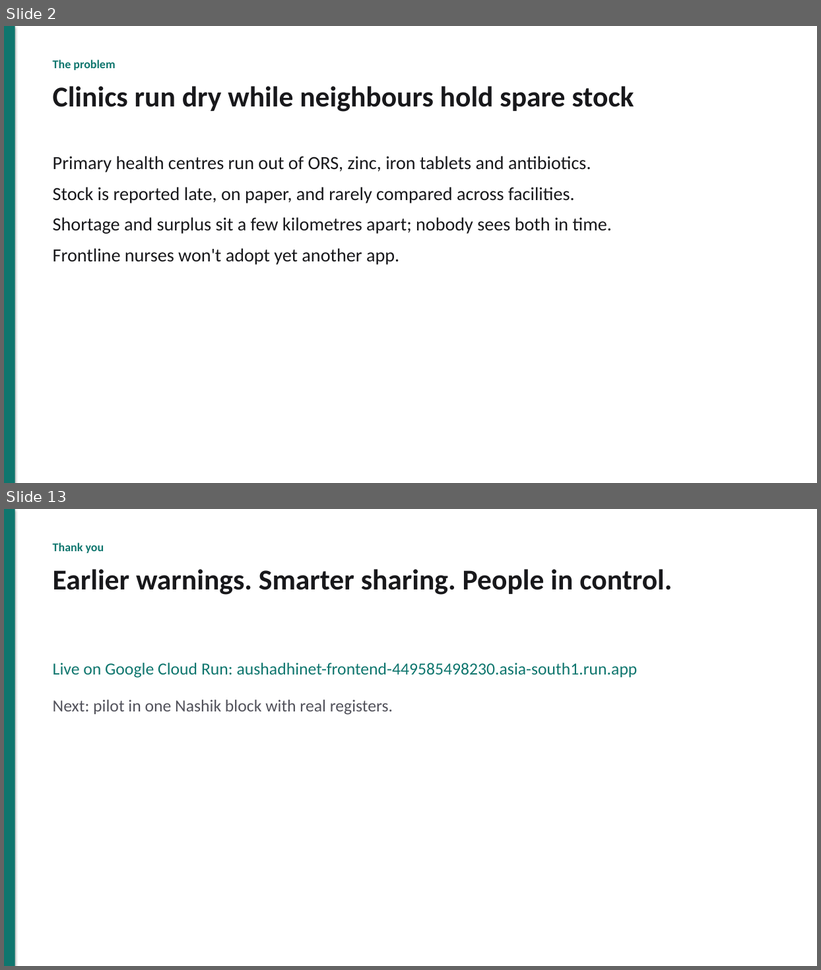
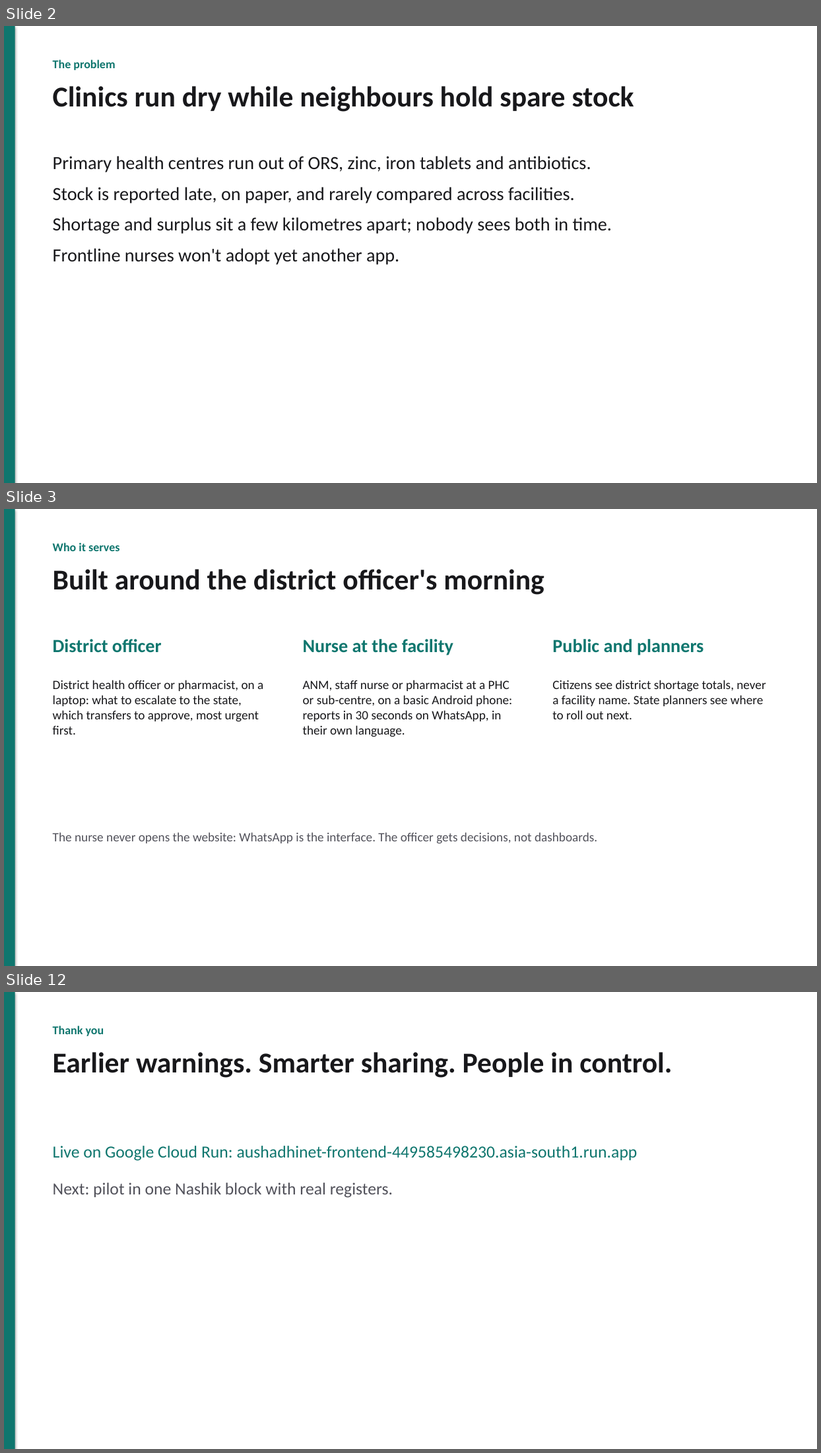
Before and after one commit to akshat333-debug/AushadhiNet, a slide deck: docs/pitch/AushadhiNet-pitch.pptx. Shown one above the other, each under a label of ours: slides 2 and 13 before the commit, slides 2, 3 and 12 after it; the slides between them are not shown. The pictures are 821x970 and 821x1453 pixels, drawn with LibreOffice and Linux fonts; fonts in the diff are those of the drawing. Boxes give left, top, right and bottom in pixels: in the first picture for what was removed or moved away, otherwise in the second. Text is boxed around its words. In the diff, an @@ line names an element or a change of style, - is before the commit and + after.

```diff
--- a/docs/pitch/AushadhiNet-pitch.pptx
+++ b/docs/pitch/AushadhiNet-pitch.pptx
@@ slide 3 added at box(4, 509, 817, 966), background #FFFFFF @@
@@ rectangle added at box(4, 509, 15, 966), fill #0F766E @@
@@ text added at box(53, 543, 120, 551), 14 pt, text #0F766E, bold @@
+Who it serves
@@ text added at box(53, 569, 544, 595), 34 pt, text #18181B, bold @@
+Built around the district officer's morning
@@ text added at box(53, 639, 162, 653), 22 pt, text #0F766E, bold @@
+District officer
@@ text added at box(303, 639, 453, 656), 22 pt, text #0F766E, bold @@
+Nurse at the facility
@@ text added at box(552, 639, 704, 656), 22 pt, text #0F766E, bold @@
+Public and planners
@@ text added at box(53, 680, 263, 735), 15 pt, text #18181B @@
+District health officer or pharmacist, on a laptop: what to escalate to the state, which transfers to approve, most urgent first.
@@ text added at box(303, 680, 512, 737), 15 pt, text #18181B @@
+ANM, staff nurse or pharmacist at a PHC or sub-centre, on a basic Android phone: reports in 30 seconds on WhatsApp, in their own language.
@@ text added at box(552, 680, 766, 720), 15 pt, text #18181B @@
+Citizens see district shortage totals, never a facility name. State planners see where to roll out next.
@@ text added at box(53, 832, 597, 844), 15 pt, text #52525B @@
+The nurse never opens the website: WhatsApp is the interface. The officer gets decisions, not dashboards.
@@ what was slide 13 is now slide 12 @@
```
Also in this commit, not shown: 7 slides changed, 1 other slide added, 3 slides removed, 13 other files.
